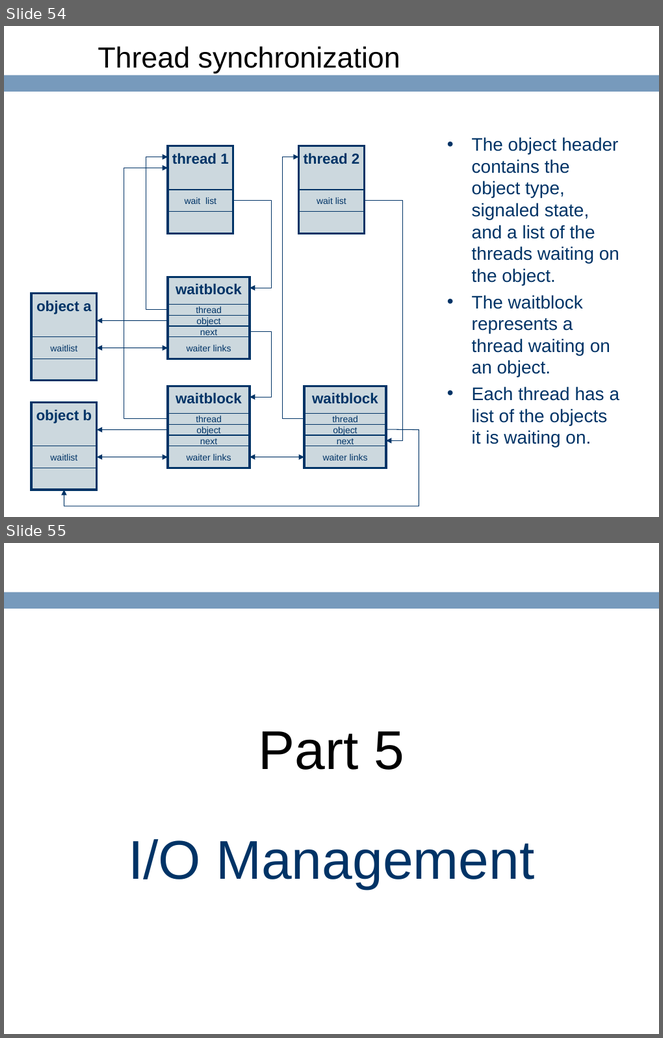
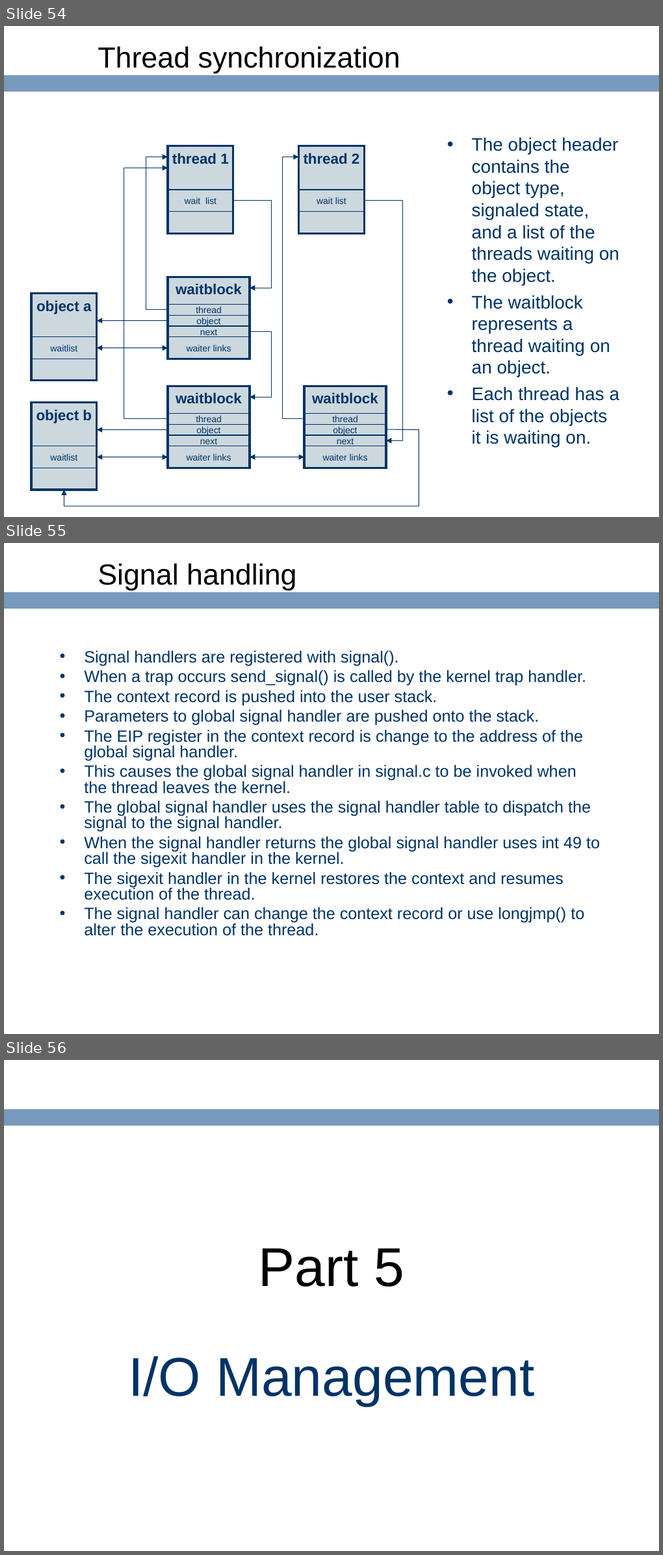
Before and after one commit to ringgaard/sanos, a slide deck: doc/sanostech.ppt. Shown one above the other, each under a label of ours: slides 54 and 55 before the commit, slides 54, 55 and 56 after it. The pictures are 663x1038 and 663x1555 pixels, drawn with LibreOffice and Linux fonts; fonts in the diff are those of the drawing; background and template pictures are left out. Boxes give left, top, right and bottom in pixels: in the first picture for what was removed or moved away, otherwise in the second. Text is boxed around its words. In the diff, an @@ line names an element or a change of style, - is before the commit and + after.

```diff
--- a/doc/sanostech.ppt
+++ b/doc/sanostech.ppt
@@ slide 55 added at <box>4,543,659,1034</box>, background #FFFFFF; not listed: 1 template element that a slide beside it also shows @@
@@ title added at <box>98,563,296,590</box>, 32 pt, text #000000 @@
+Signal handling
@@ text added at <box>84,650,600,936</box>, 18 pt, text #003366 @@
+• Signal handlers are registered with signal().
+• When a trap occurs send_signal() is called by the kernel trap handler.
+• The context record is pushed into the user stack.
+• Parameters to global signal handler are pushed onto the stack.
+• The EIP register in the context record is change to the address of the global signal handler.
+• This causes the global signal handler in signal.c to be invoked when the thread leaves the kernel.
+• The global signal handler uses the signal handler table to dispatch the signal to the signal handler.
+• When the signal handler returns the global signal handler uses int 49 to call the sigexit handler in the kernel.
+• The sigexit handler in the kernel restores the context and resumes execution of the thread.
+• The signal handler can change the context record or use longjmp() to alter the execution of the thread.
@@ what was slide 55 is now slide 56 @@
```
Also in this commit, not shown: 7 slides changed, 2 other slides added, 1 slide removed.
